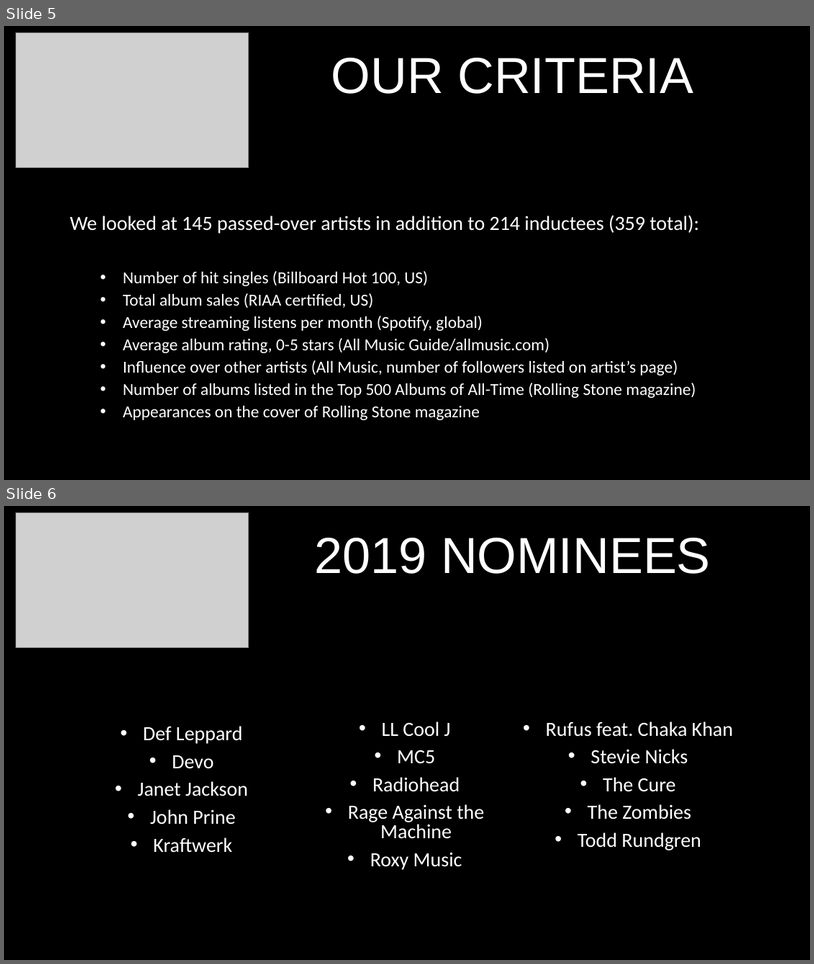
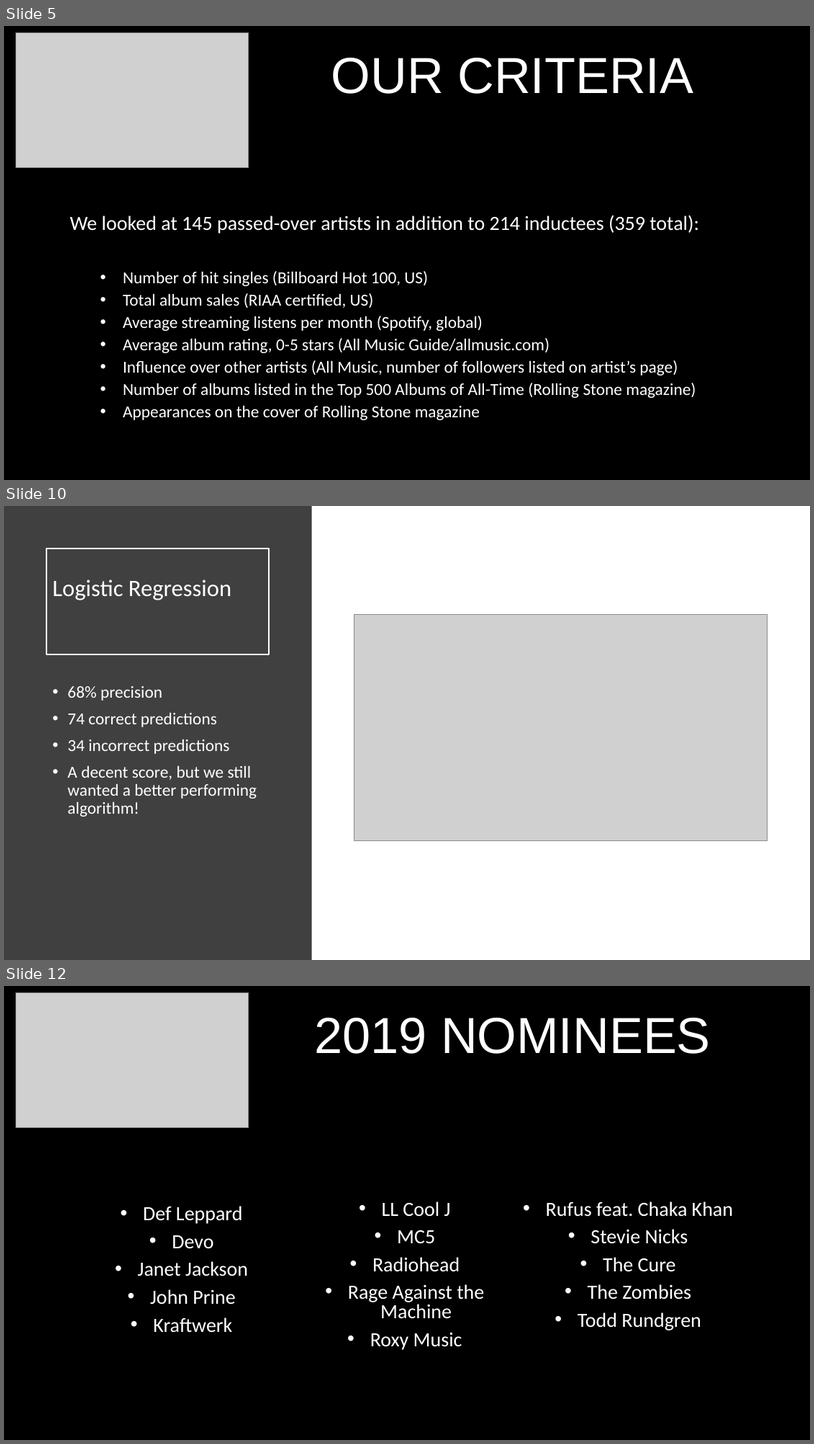
Before and after one commit to mborenstein128/Rock_Hall, a slide deck: RockHall.pptx. Shown one above the other, each under a label of ours: slides 5 and 6 before the commit, slides 5, 10 and 12 after it; the slides between them are not shown. The pictures are 814x964 and 814x1444 pixels, drawn with LibreOffice and Linux fonts; fonts in the diff are those of the drawing; grey boxes stand for pictures. Boxes give left, top, right and bottom in pixels: in the first picture for what was removed or moved away, otherwise in the second. Text is boxed around its words. In the diff, an @@ line names an element or a change of style, - is before the commit and + after.

```diff
--- a/RockHall.pptx
+++ b/RockHall.pptx
@@ slide 10 added at box(4, 506, 810, 960), background #FFFFFF @@
@@ rectangle added at box(4, 506, 312, 960), fill #404040 @@
@@ title added at box(46, 548, 269, 654), outline #FFFFFF 1.5 pt, 28 pt, text #FFFFFF @@
+Logistic Regression
@@ picture added at box(354, 614, 768, 841) @@
@@ text added at box(67, 686, 257, 816), 20 pt, text #FFFFFF @@
+• 68% precision
+• 74 correct predictions
+• 34 incorrect predictions
+• A decent score, but we still wanted a better performing algorithm!
@@ what was slide 6 is now slide 12 @@
```
Also in this commit, not shown: 5 other slides added, 1 other file.
